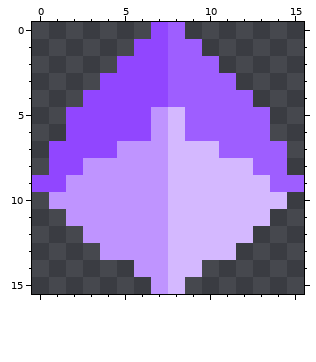
File history of a pixel-art sprite, src/resources/objects/bit.png. That is the earlier state.
The file is 16x16 pixels.
After:
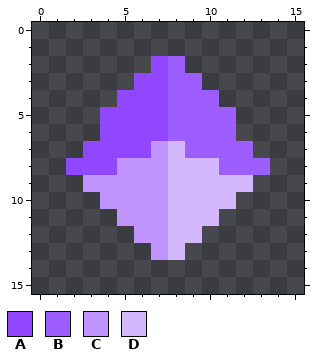
Palette (. is transparent): A #9146ff  B #9e5eff  C #bf94ff  D #d4b8ff
Edits made:
y 0: x 7..8 AB -> ..
y 1: x 6..9 AABB -> ....
y 2: x 5..6 AA -> ..; x 9..10 BB -> ..
y 3: x 4..5 AA -> ..; x 10..11 BB -> ..
y 4: x 3..4 AA -> ..; x 11..12 BB -> ..
y 5..6: x 2..3 AA -> ..; x 7..8 CD -> AB; x 12..13 BB -> ..
y 7: x 1..2 AA -> ..; x 5..6 CC -> AA; x 9..10 DD -> BB; x 13..14 BB -> ..
y 8: x 1 A -> .; x 3..4 CC -> AA; x 11..12 DD -> BB; x 14 B -> .
y 9: x 0..2 AAC -> ...; x 13..15 DBB -> ...
y 10: x 1..3 CCC -> ...; x 12..14 DDD -> ...
y 11: x 2..4 CCC -> ...; x 11..13 DDD -> ...
y 12: x 3..5 CCC -> ...; x 10..12 DDD -> ...
y 13: x 4..6 CCC -> ...; x 9..11 DDD -> ...
y 14: x 6..9 CCDD -> ....
y 15: x 7..8 CD -> ..
